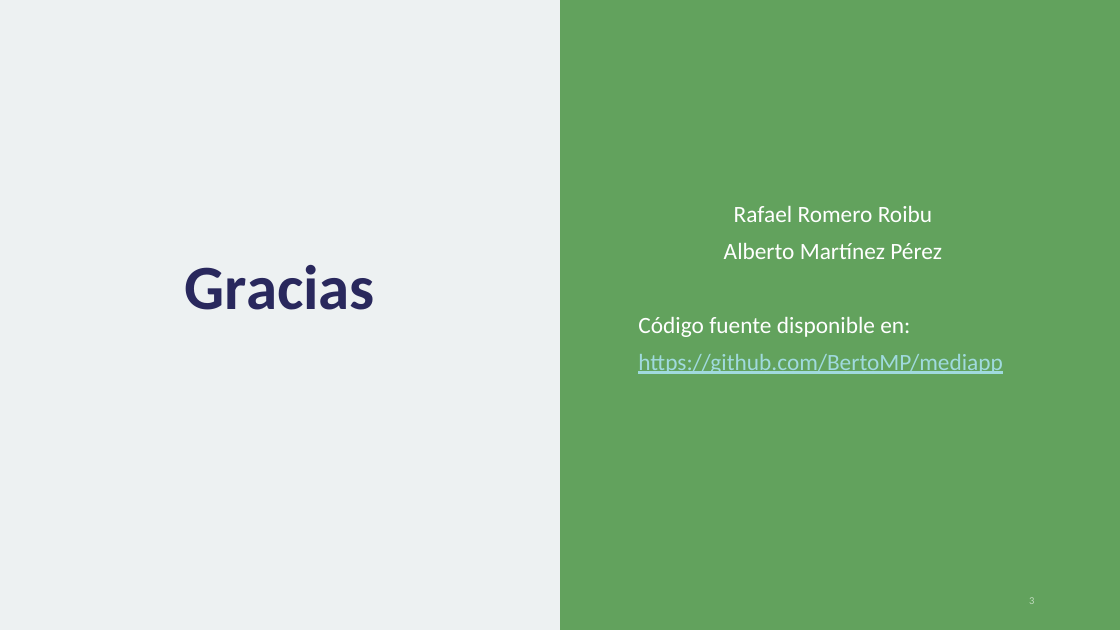
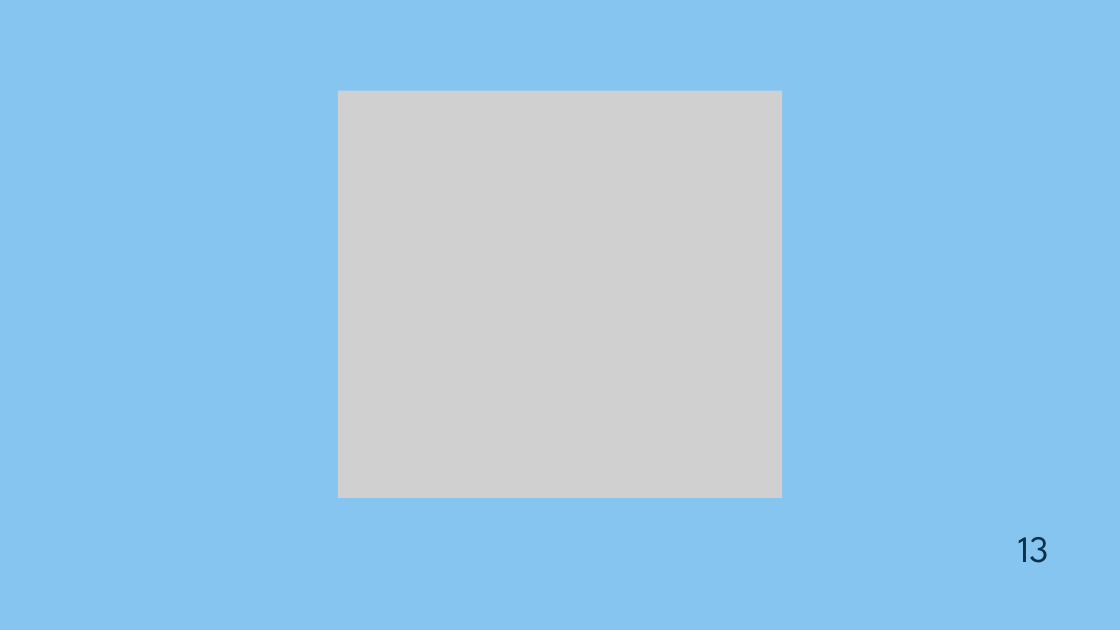
Before and after one commit to BertoMP/app-fin-ciclo, a slide deck: slide 13 of docs/mediapp.pptx (slide 3 before the commit). Drawn at 1120x630 pixels with LibreOffice and Linux fonts; fonts in the diff are those of the drawing; grey boxes stand for pictures. Boxes give left, top, right and bottom in pixels: in the first picture for what was removed or moved away, otherwise in the second. Text is boxed around its words. In the diff, an @@ line names an element or a change of style, - is before the commit and + after.

```diff
--- a/docs/mediapp.pptx
+++ b/docs/mediapp.pptx
@@ background #62A25D to #86C5EF @@
@@ rectangle removed at [0,0,560,630] @@
@@ picture added at [338,91,782,498] @@
@@ subtitle removed at [638,206,1002,374] @@
-Rafael Romero Roibu
-Alberto Martínez Pérez
-Código fuente disponible en:
-https://github.com/BertoMP/mediapp
@@ title removed at [185,265,375,310] @@
-Gracias
@@ page number added at [1018,537,1049,563], 32 pt, text #0A304A @@
+13
@@ page number removed at [1029,597,1034,604] @@
-3
```
Also in this commit, not shown: 2 other slides changed, 10 slides added.
